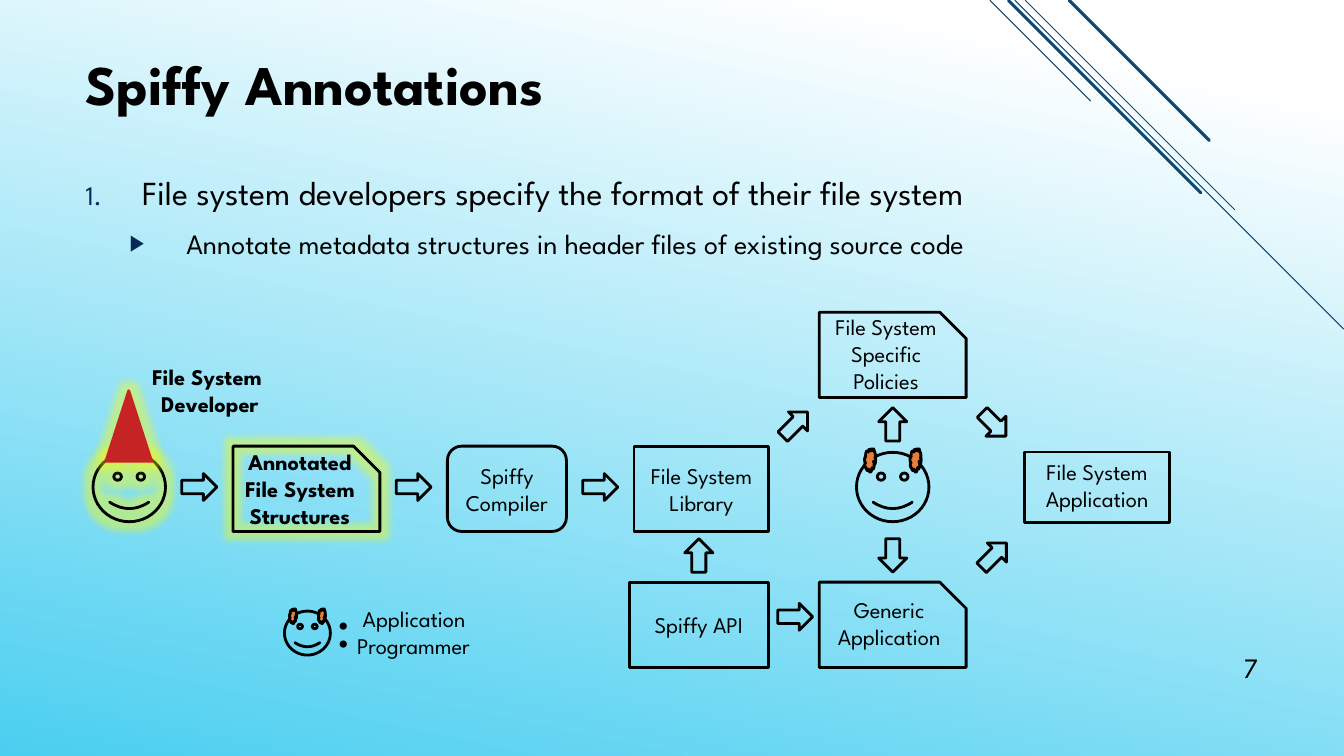
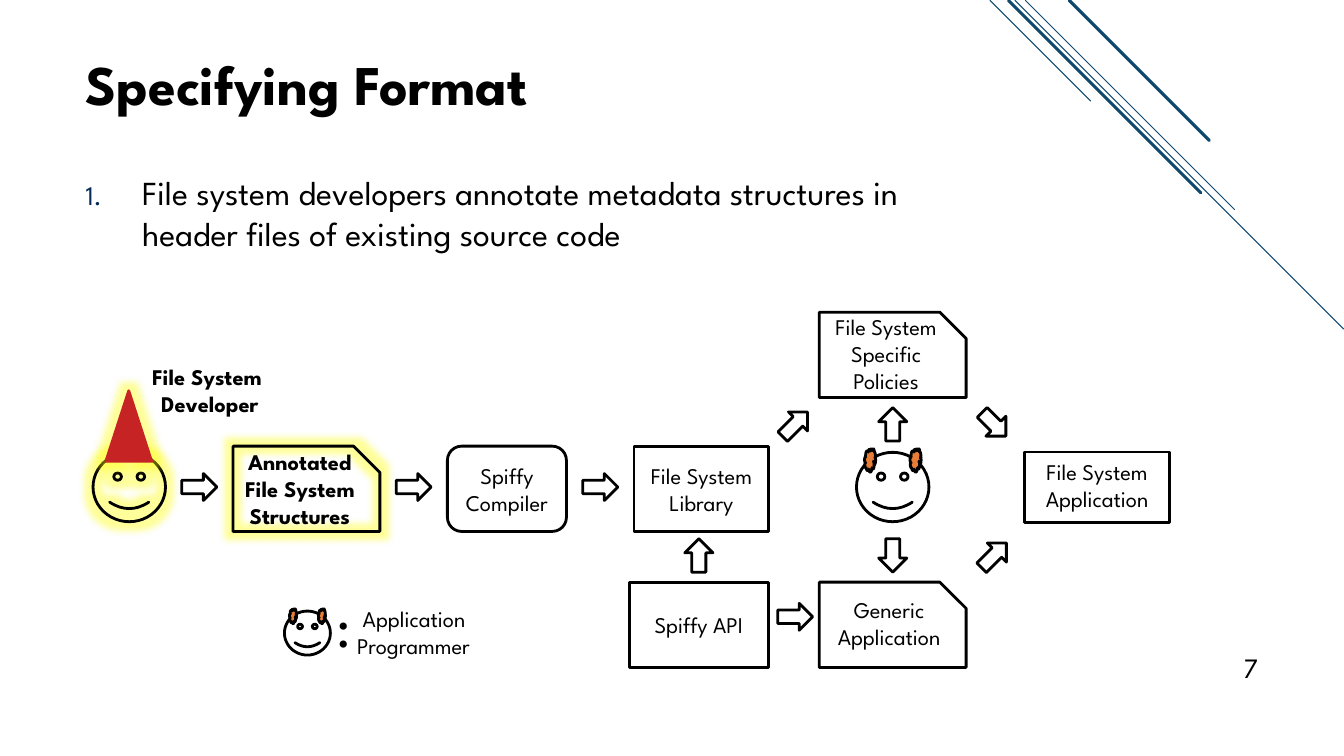
Before and after one commit to jacksun007/spiffy-paper, a slide deck: slide 7 of talk/spiffy_talk.pptx. Drawn at 1344x756 pixels with LibreOffice and Linux fonts; fonts in the diff are those of the drawing. Boxes give left, top, right and bottom in pixels: in the first picture for what was removed or moved away, otherwise in the second. Text is boxed around its words. In the diff, an @@ line names an element or a change of style, - is before the commit and + after.

```diff
--- a/talk/spiffy_talk.pptx
+++ b/talk/spiffy_talk.pptx
@@ background gradient #FFFFFF to #4BCFF0 to #FFFFFF @@
@@ title at box(86, 65, 527, 118): text changed @@
-Spiffy Annotations
+Specifying Format
@@ text at box(142, 182, 898, 254): text changed; size 20 to 24 pt @@
-1. File system developers specify the format of their file system
-  ▶ Annotate metadata structures in header files of existing source code
+1. File system developers annotate metadata structures in
+   header files of existing source code
```
Also in this commit, not shown: 31 other slides changed, 1 slide added.
